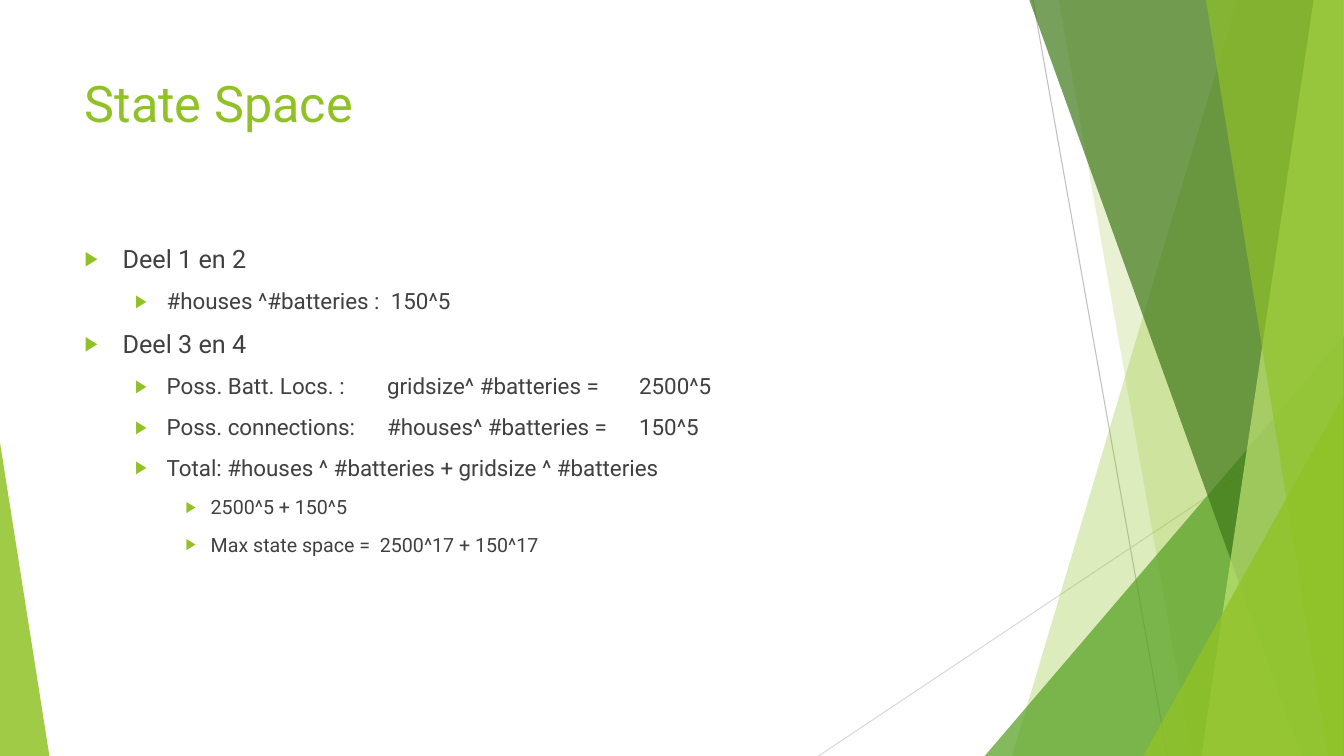
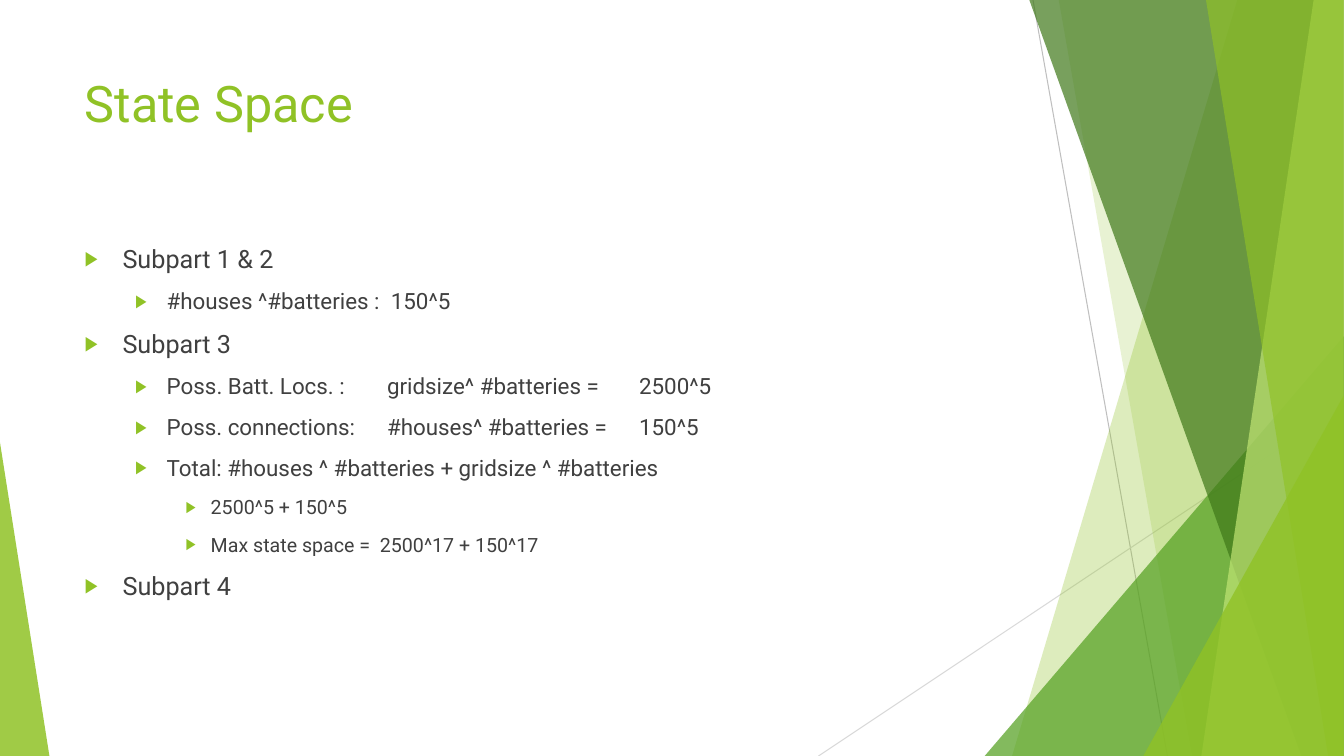
Before and after one commit to JSMR-heuristics/JSMR, a slide deck: slide 4 of results/pres_figures/EndPres.pptx. Drawn at 1344x756 pixels with LibreOffice and Linux fonts; fonts in the diff are those of the drawing. Boxes give left, top, right and bottom in pixels: in the first picture for what was removed or moved away, otherwise in the second. Text is boxed around its words. In the diff, an @@ line names an element or a change of style, - is before the commit and + after.

```diff
--- a/results/pres_figures/EndPres.pptx
+++ b/results/pres_figures/EndPres.pptx
@@ text at (123, 249, 273, 273): text changed @@
-▶ Deel 1 en 2
+▶ Subpart 1 & 2
@@ text at (123, 334, 231, 358): text changed @@
-▶ Deel 3 en 4
+▶ Subpart 3
@@ text at (123, 576, 231, 600): paragraph added @@
+▶ Subpart 4
```
Also in this commit, not shown: 1 other slide changed, 5 other files.
